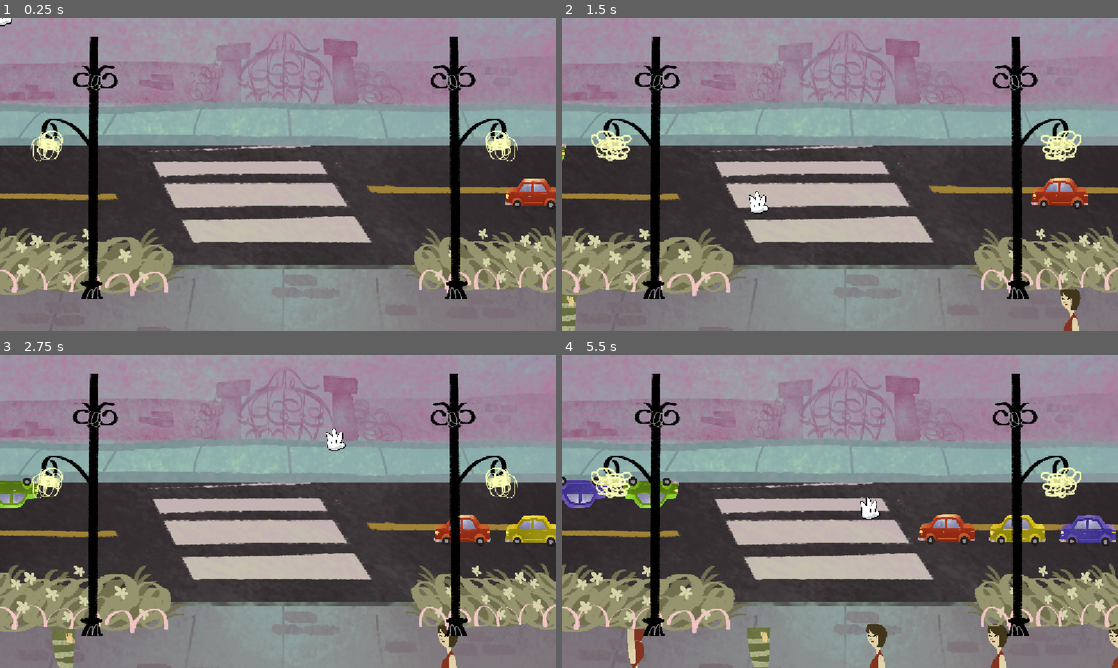
Above: before the commit, frames 1-4 (two rows, left to right).
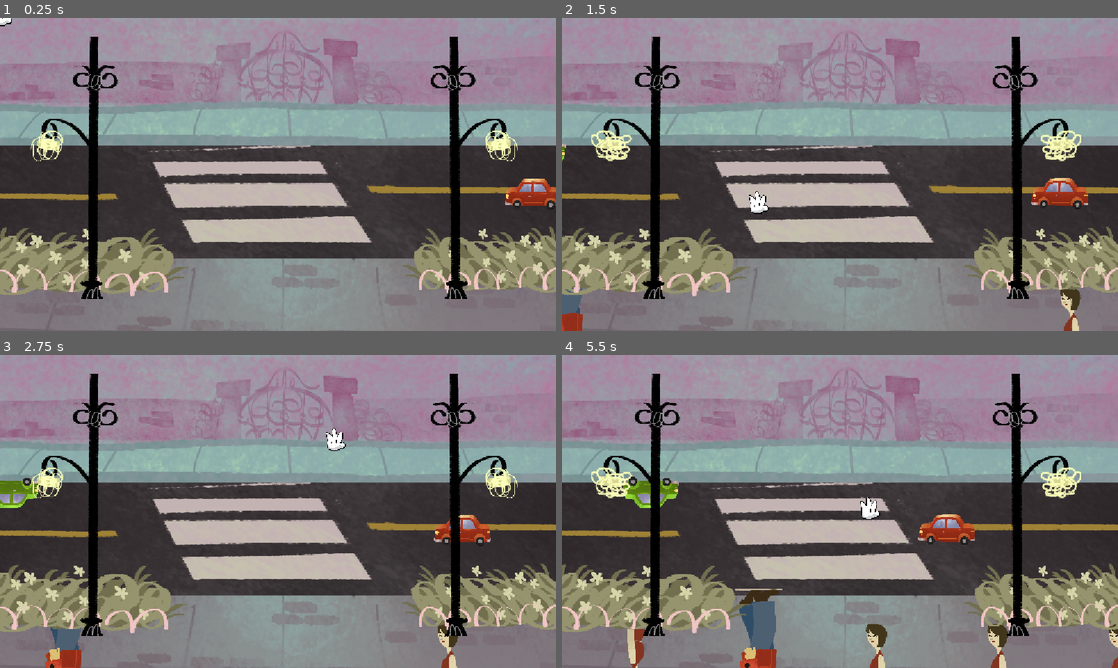
Above: after the commit, the same moments.

Repository: andre-felipe-wonsik-alves/gmtk-jam-26
Game: Godot game, scene res://Scenes/Minigames/city.tscn
The game is run twice, just before and just after one commit, with the same random seed, the same clock (stepped at 60 frames per second) and the same inputs. This scene is started directly instead of the project's main scene.
Inputs (mouse positions are in pixels of both pictures, inside the frame that each line leads up to):
- Up to frame 1 (0.25 s): no input
- Up to frame 2 (1.5 s): move the mouse to (962, 158) at 0.52 s; click (962, 158) at 0.67 s; drag from (728, 190) to (812, 237) at 1.27 s
- Up to frame 3 (2.75 s): move the mouse to (333, 442) at 2.02 s; click (333, 442) at 2.17 s
- Up to frame 4 (5.5 s): drag from (812, 574) to (673, 464) at 2.77 s; move the mouse to (1006, 558) at 3.52 s; click (1006, 558) at 3.67 s; drag from (673, 464) to (756, 433) at 4.27 s; move the mouse to (867, 511) at 5.02 s; click (867, 511) at 5.17 s

The runs differ from the first frame. In frame 1, 1.7% of the frame differs, in the area x 22-75%, y 76-100%; in frame 2, 2.1%; in frame 3, 3.0%; in frame 4, 4.7%, in the area x 0-100%, y 38-100%.

Commit message:
feat: assets

Diff:
--- a/Scenes/Minigames/city.tscn
+++ b/Scenes/Minigames/city.tscn
@@ -169,7 +169,7 @@
 
 [node name="frontPathway" type="Sprite2D" parent="Scenery" unique_id=134609681]
 z_index = -2
-position = Vector2(576, 642)
+position = Vector2(576, 621)
 scale = Vector2(0.60236937, 0.7005918)
 texture = ExtResource("4_5ruwa")
 
@@ -192,7 +192,7 @@
 scale = Vector2(0.52237, 0.6075477)
 sprite_frames = SubResource("SpriteFrames_86cna")
 autoplay = "default"
-frame_progress = 0.9333187
+frame_progress = 0.8845736
 
 [node name="leftPole" type="AnimatedSprite2D" parent="Scenery" unique_id=987890627]
 position = Vector2(155, 311)
@@ -227,6 +227,7 @@
 spawn_marker = NodePath("..")
 path = NodePath("../Path2D")
 path_follow = NodePath("../Path2D/PathFollow2D")
+spawn_interval_seconds = 7.0
 speed = 70
 metadata/_custom_type_script = "uid://bdqsdxu1hqmfg"
 
@@ -247,6 +248,7 @@
 spawn_marker = NodePath("..")
 path = NodePath("../Path2D")
 path_follow = NodePath("../Path2D/PathFollow2D")
+spawn_interval_seconds = 7.0
 speed = 70
 metadata/_custom_type_script = "uid://bdqsdxu1hqmfg"
 
--- a/Scenes/Npc/random_dude.tscn
+++ b/Scenes/Npc/random_dude.tscn
@@ -1,12 +1,11 @@
 [gd_scene format=3 uid="uid://dl54ikwipnilr"]
 
-[ext_resource type="Texture2D" uid="uid://bvunaiy5gr2sh" path="res://Assets/Levels/City/random_dude.png" id="1_8p0bs"]
+[ext_resource type="Texture2D" uid="uid://cw61e3u35xds" path="res://Assets/Levels/City/red-dude.png" id="1_8p0bs"]
 [ext_resource type="Script" uid="uid://6wybcapgxvhw" path="res://Scripts/Components/InteractableComponent.gd" id="2_5irar"]
-[ext_resource type="Script" uid="uid://cmrqf7p1u3hd7" path="res://Scripts/Components/Interactable/Wrong.gd" id="3_eqpa6"]
-[ext_resource type="AudioStream" uid="uid://el5ue53edxfh" path="res://Assets/Sounds/Effects/apebble-fart-3-228243.mp3" id="4_bhc13"]
+[ext_resource type="Script" uid="uid://chs4h0hihuse6" path="res://Scripts/Components/Interactable/Poppable.gd" id="3_wgv3a"]
 
 [sub_resource type="RectangleShape2D" id="RectangleShape2D_5grla"]
-size = Vector2(69, 146)
+size = Vector2(113, 311)
 
 [sub_resource type="SpriteFrames" id="SpriteFrames_mt5lt"]
 animations = [{
@@ -22,7 +21,7 @@
 [node name="RandomDude" type="AnimatableBody2D" unique_id=692033546]
 
 [node name="CollisionShape2D" type="CollisionShape2D" parent="." unique_id=810202119]
-position = Vector2(-2.5, -9)
+position = Vector2(1.5, -9.5)
 shape = SubResource("RectangleShape2D_5grla")
 
 [node name="AnimatedSprite2D" type="AnimatedSprite2D" parent="." unique_id=650621309]
@@ -35,7 +34,6 @@
 [node name="InteractableComponent" type="Node" parent="." unique_id=2135864381]
 script = ExtResource("2_5irar")
 
-[node name="Wrong" type="Node" parent="InteractableComponent" unique_id=295738170]
-script = ExtResource("3_eqpa6")
-wrong_sound = ExtResource("4_bhc13")
-metadata/_custom_type_script = "uid://cmrqf7p1u3hd7"
+[node name="Poppable" type="Node" parent="InteractableComponent" unique_id=729016443]
+script = ExtResource("3_wgv3a")
+metadata/_custom_type_script = "uid://chs4h0hihuse6"
Binary file added: Assets/Levels/City/blue-dude.png
Not shown, added: Assets/Levels/City/blue-dude.png.import
Binary file added: Assets/Levels/City/green-dude.png
Not shown, added: Assets/Levels/City/green-dude.png.import
Binary file added: Assets/Levels/City/pink-girl.png
Not shown, added: Assets/Levels/City/pink-girl.png.import
Binary file added: Assets/Levels/City/red-dude.png
Not shown, added: Assets/Levels/City/red-dude.png.import
Binary file added: Assets/Levels/City/red-girl.png
Not shown, changed: Assets/Levels/City/red-girl.png.import
Binary file removed: Assets/Levels/City/wrong-car.png
Binary file added: Assets/Levels/City/yellow-girl.png
(and 1 more such lines)
